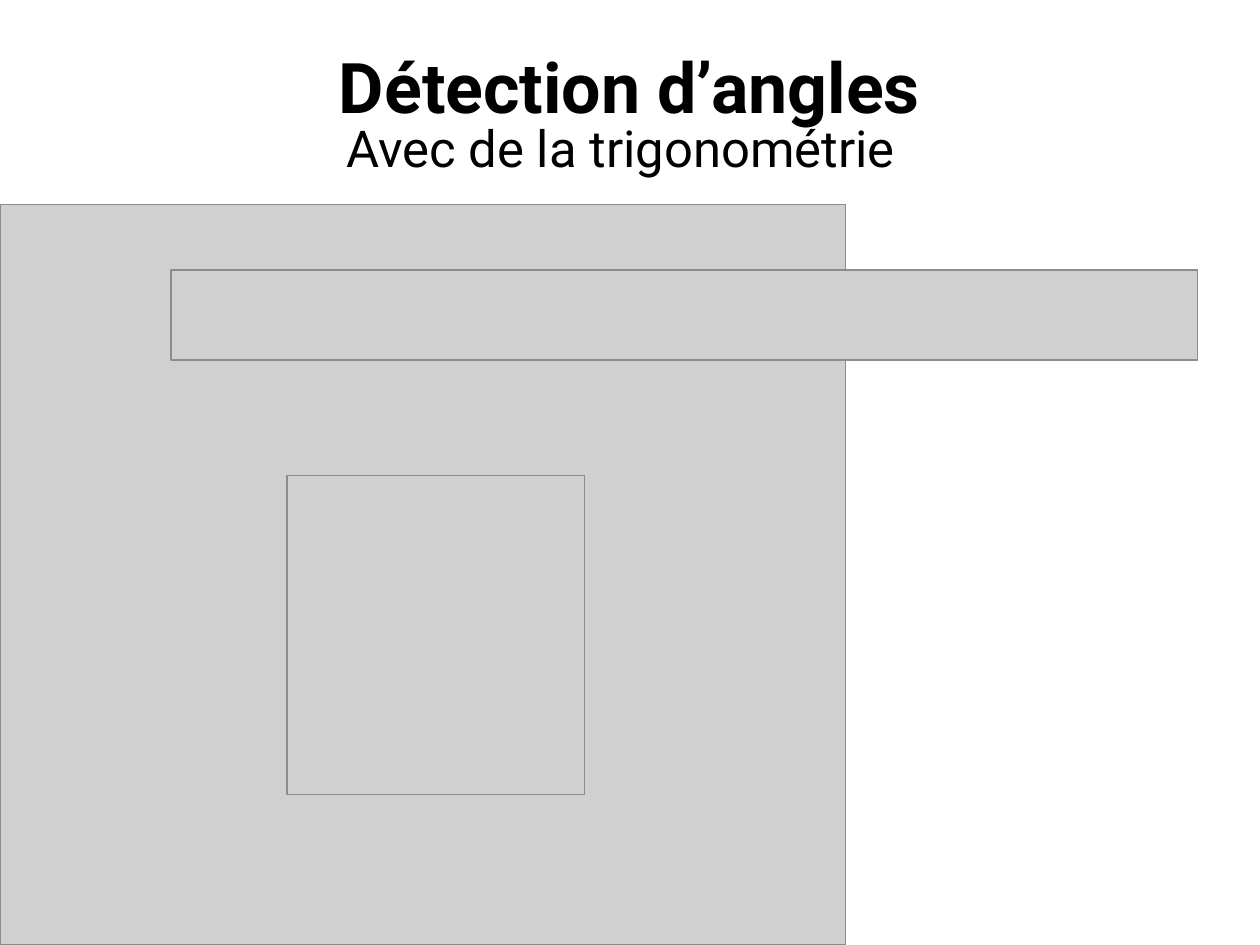
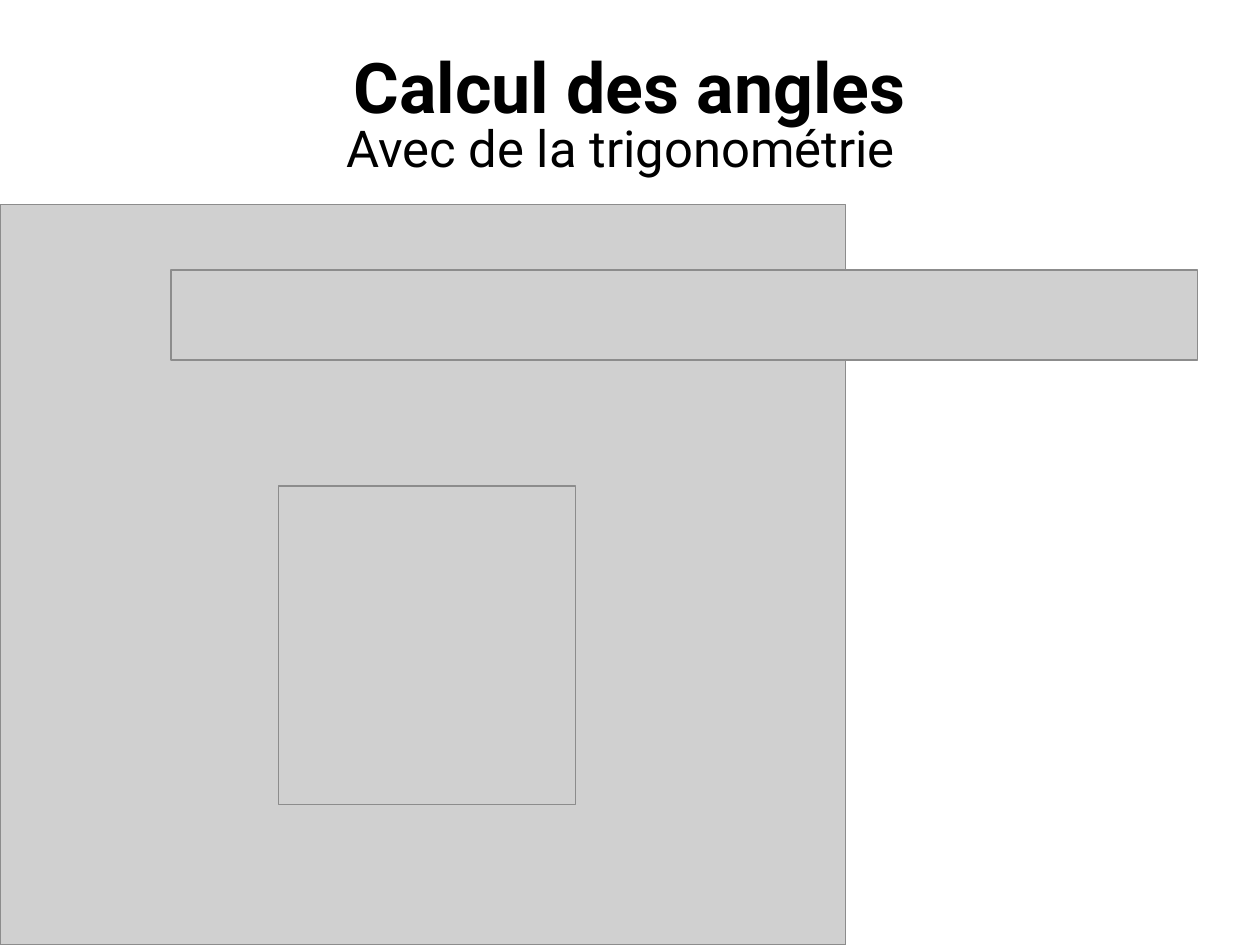
Before and after one commit to ewen-lbh/bone-fracture-detection, a slide deck: slide 15 of slides/mpsi/slides.odp (slide 16 before the commit). Drawn at 1260x945 pixels with LibreOffice and Linux fonts; fonts in the diff are those of the drawing; grey boxes stand for pictures. Boxes give left, top, right and bottom in pixels: in the first picture for what was removed or moved away, otherwise in the second. Text is boxed around its words. In the diff, an @@ line names an element or a change of style, - is before the commit and + after.

```diff
--- a/slides/mpsi/slides.odp
+++ b/slides/mpsi/slides.odp
@@ title at (x1=353, y1=60, x2=906, y2=128): text changed @@
-Détection d’angles
+Calcul des angles
@@ picture moved from (x1=287, y1=476, x2=584, y2=795) to (x1=278, y1=486, x2=575, y2=805) @@
```
Also in this commit, not shown: 2 other slides changed, 4 slides added, 1 slide removed.
